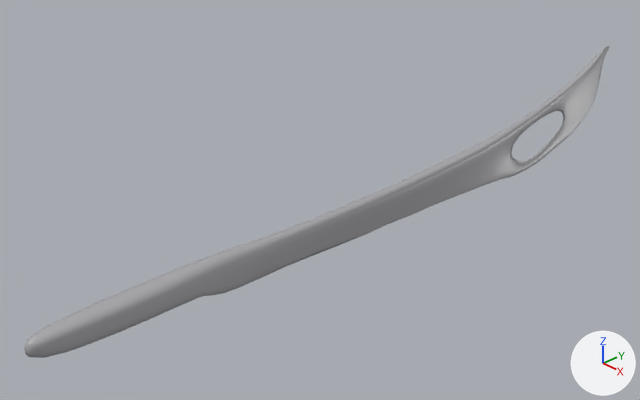
Two versions of the Blender file Machete/Machete.blend, one commit apart.
Before and after are seen from a camera (50 mm lens) standing at (0.472, -0.502, 0.354) and looking at (-0.039, -0.019, 0.011). The lights are fixed; the arrows at lower right show +X, +Y and +Z.
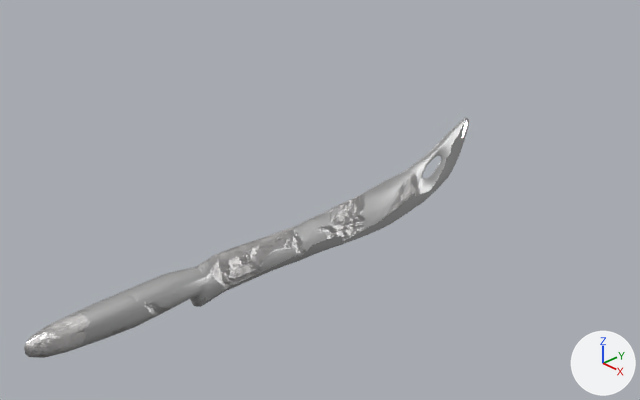
Commit message: Machete Changes

Location of each change, (x1, y1, x2, y2) in pixels of the pictures (640 x 400 px; the box of a moved part takes in the faces that stretch with it):
'Cube', reshaped (24% narrower, 23% shorter): before (24, 46, 610, 358); after (24, 117, 469, 358)
part 1 of me_cube_001, moved or reshaped: before (107, 46, 610, 337); after (107, 117, 469, 338)
part 2 of me_cube_001, recoloured: (24, 274, 193, 358) in both

Diff of the bpy script that builds the scene:
```diff
--- a/Machete/Machete.blend.py
+++ b/Machete/Machete.blend.py
@@ mat_rust_metal_material @@
+mat_rust_metal_material = bpy.data.materials.new('Rust Metal Material')
+# nodes: BsdfPrincipled, Bump, Mapping, Mix, OutputMaterial, TexCoord, TexNoise, ValToRGB
+# colours: black #000000, white #ffffff, brown #7b3b10, brown #693d34, grey #9f9f9f, white #e7e7e7
@@ mat_shiny_metal_material @@
+mat_shiny_metal_material = principled_material('Shiny Metal Material')
+mat_shiny_metal_material.base_color = (0.8, 0.8, 0.8)  # white #e7e7e7
+mat_shiny_metal_material.metallic = 1.0
+mat_shiny_metal_material.roughness = 0.0
@@ me_cube_001 @@
 # used by ob_cube; location = (0.0, 0.0, 0.0)
-me_cube_001.from_pydata(...)  # 1008 vertices, 1008 faces; spans x -0.01..0.01, y -0.317..0.382, z -0.027..0.08
+me_cube_001.from_pydata(...)  # 1008 vertices, 1008 faces; spans x -0.01..0.01, y -0.317..0.137, z -0.016..0.061
+# me_cube_001 part 1: 852 of 1008 vertices moved; they spanned x -0.01..0.01, y -0.24..0.382, z -0.027..0.08 and now span x -0.01..0.01, y -0.24..0.137, z -0.016..0.061; mean shift (0.0, -0.117, 0.006); largest move (0.0, 0.38, 0.08) -> (0.0, 0.126, 0.059)
+# me_cube_001 part 2: 638 of the faces centred in x -0.01..0.01, y -0.315..0.381, z -0.017..0.08 switch from mat_material_001 (grey #aaa9ad) to mat_rust_metal_material
+me_cube_001.materials.append(mat_shiny_metal_material)  # white #e7e7e7
```
